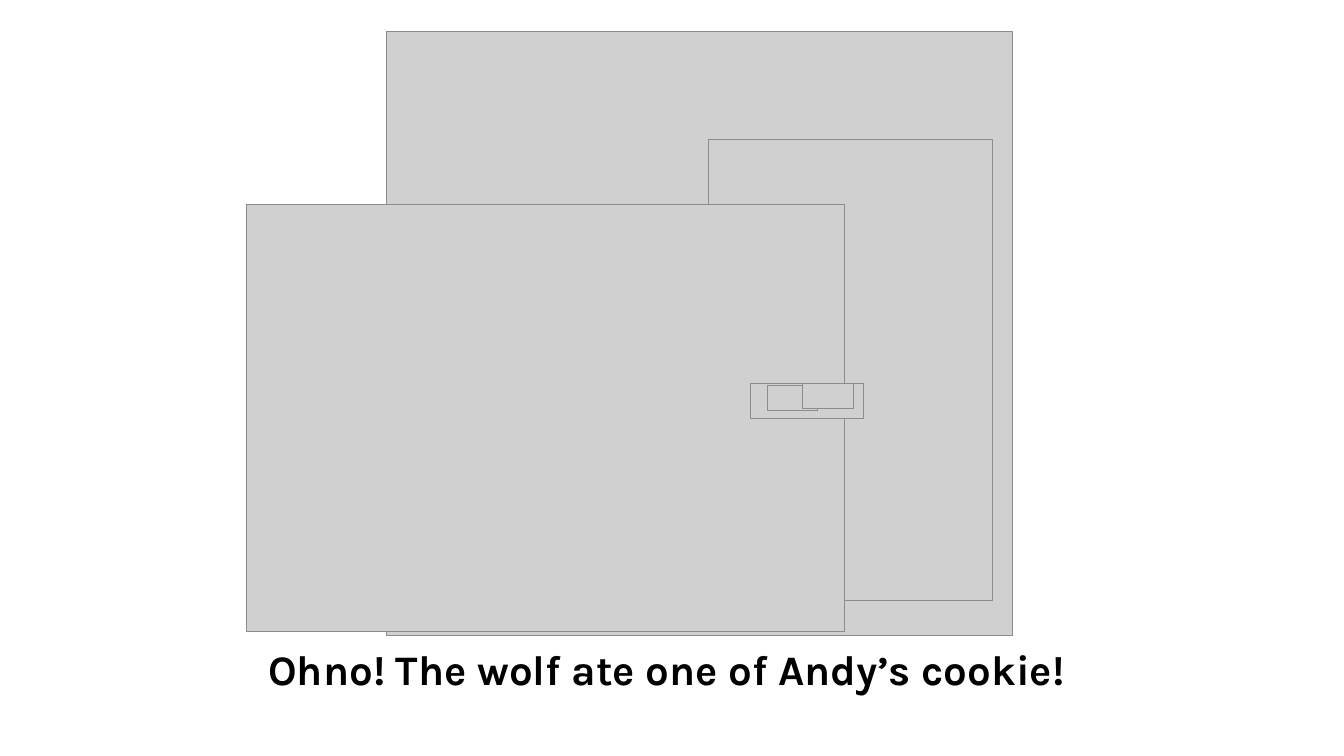
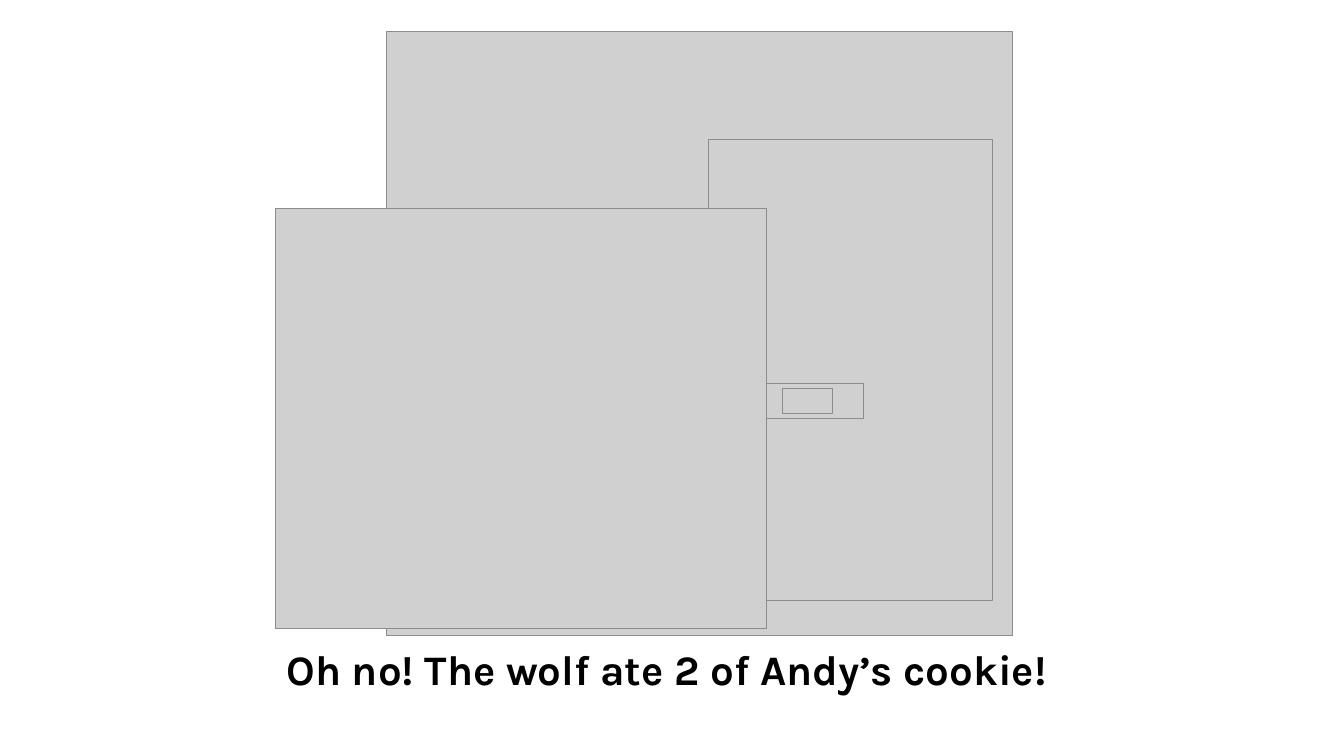
Before and after one commit to Katie-Lan/legal_cognition, a slide deck: slide 7 of code/experiments/experiment1/adults/trailppt/andy and catherine.pptx. Drawn at 1344x756 pixels with LibreOffice and Linux fonts; fonts in the diff are those of the drawing; grey boxes stand for pictures; background and template pictures are left out. Boxes give left, top, right and bottom in pixels: in the first picture for what was removed or moved away, otherwise in the second. Text is boxed around its words. In the diff, an @@ line names an element or a change of style, - is before the commit and + after.

```diff
--- a/code/experiments/experiment1/adults/trailppt/andy and catherine.pptx
+++ b/code/experiments/experiment1/adults/trailppt/andy and catherine.pptx
@@ picture: place and size @@
-picture at bbox=[247, 205, 845, 631]
+picture at bbox=[275, 209, 766, 629]
@@ picture: place and size @@
-picture at bbox=[767, 386, 818, 410]
+picture at bbox=[782, 389, 833, 413]
@@ picture removed at bbox=[804, 383, 854, 407] @@
@@ rectangle "Oh no! The wolf ate ...": place and size @@
-rectangle "Oh no! The wolf ate ..." at bbox=[268, 655, 1065, 696]
+rectangle "Oh no! The wolf ate ..." at bbox=[213, 638, 1120, 700]
@@ rectangle "Oh no! The wolf ate ..." at bbox=[213, 638, 1120, 700]: fill none to #FFFFFF @@
@@ text in rectangle at bbox=[286, 655, 1047, 696]: text changed @@
-Ohno! The wolf ate one of Andy’s cookie!
+Oh no! The wolf ate 2 of Andy’s cookie!
```
Also in this commit, not shown: 8 other slides changed, 5 other files.
